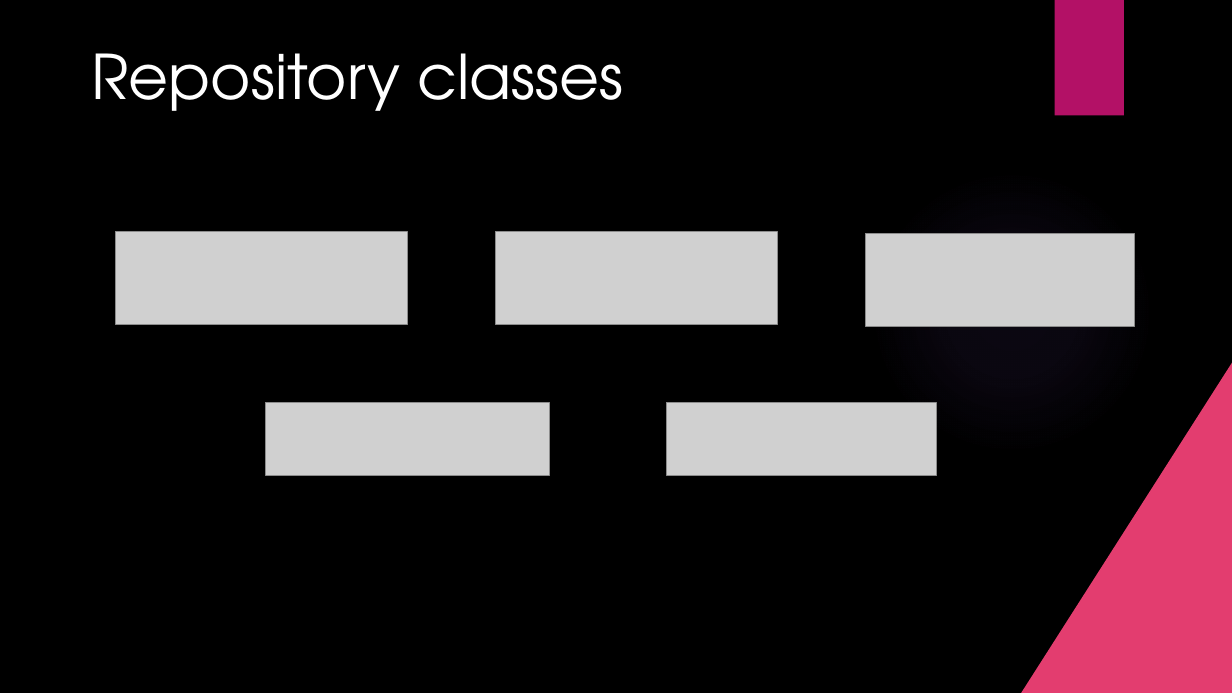
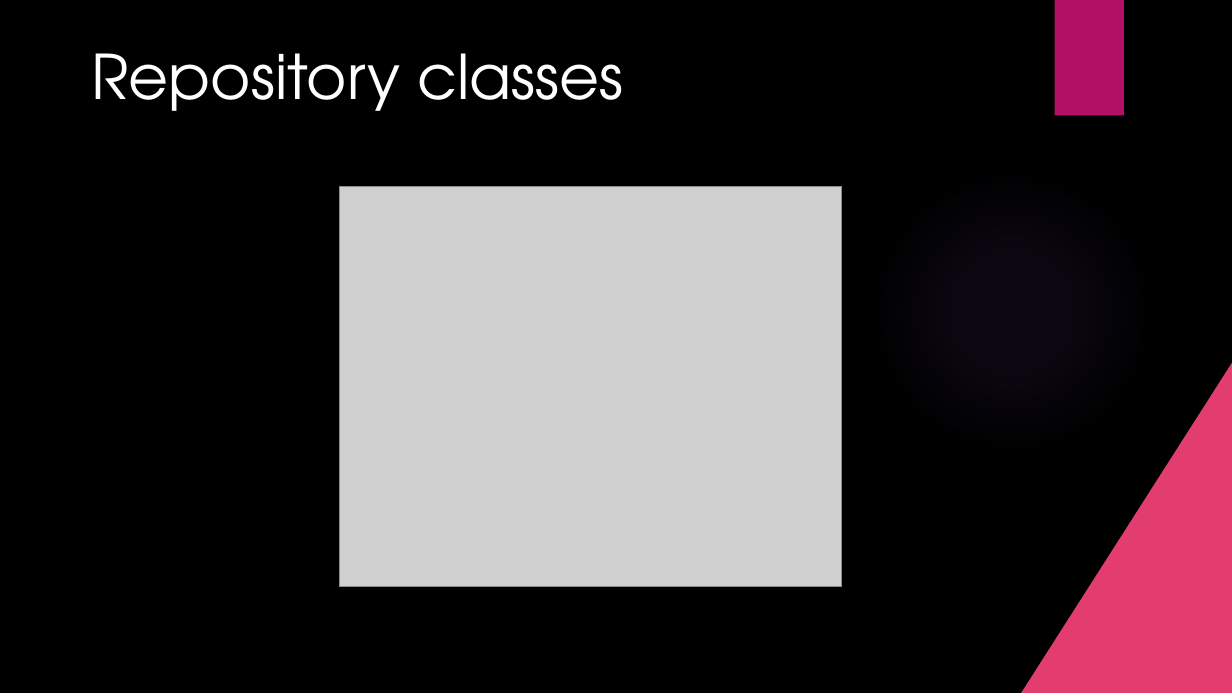
Before and after one commit to kagdheerendra/Assignment_YashTechnology, a slide deck: slide 14 of e-commerce-case-study/ecommerce_ppt.pptx (slide 16 before the commit). Drawn at 1232x693 pixels with LibreOffice and Linux fonts; fonts in the diff are those of the drawing; grey boxes stand for pictures; background and template pictures are left out. Boxes give left, top, right and bottom in pixels: in the first picture for what was removed or moved away, otherwise in the second. Text is boxed around its words. In the diff, an @@ line names an element or a change of style, - is before the commit and + after.

```diff
--- a/e-commerce-case-study/ecommerce_ppt.pptx
+++ b/e-commerce-case-study/ecommerce_ppt.pptx
@@ picture added at [339,187,841,587] @@
@@ picture removed at [116,232,408,324] @@
@@ picture removed at [495,232,777,324] @@
@@ picture removed at [866,234,1135,326] @@
@@ picture removed at [266,403,550,476] @@
@@ picture removed at [667,403,936,476] @@
```
Also in this commit, not shown: 2 other slides changed, 1 slide added, 3 slides removed.
